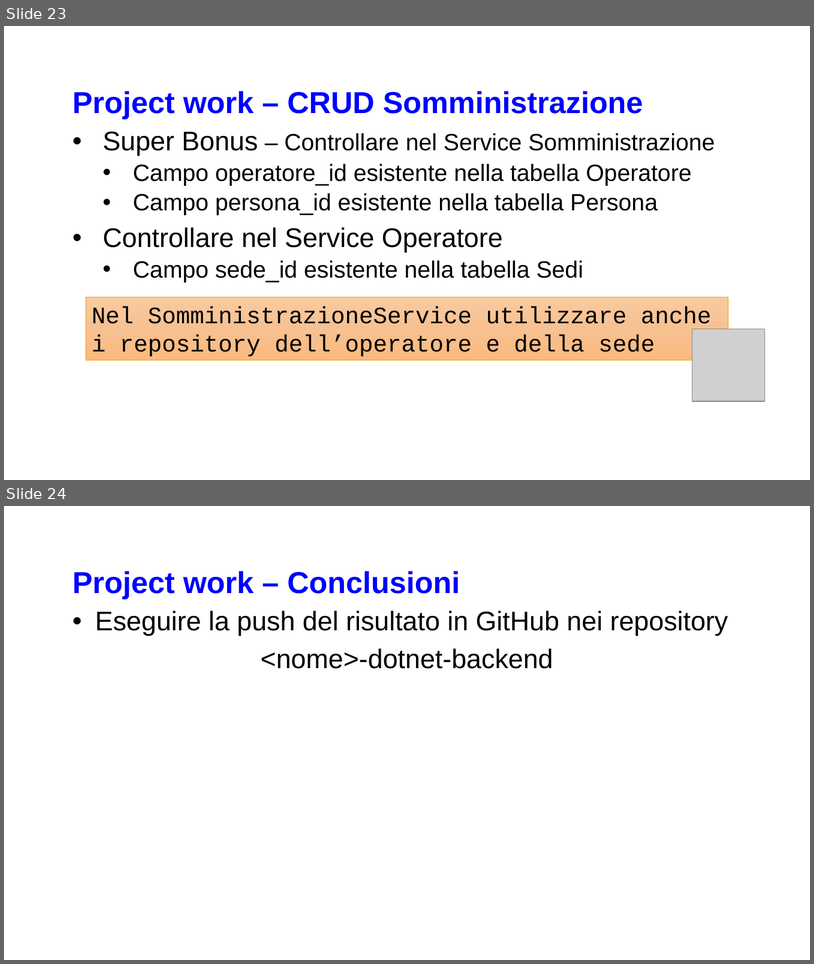
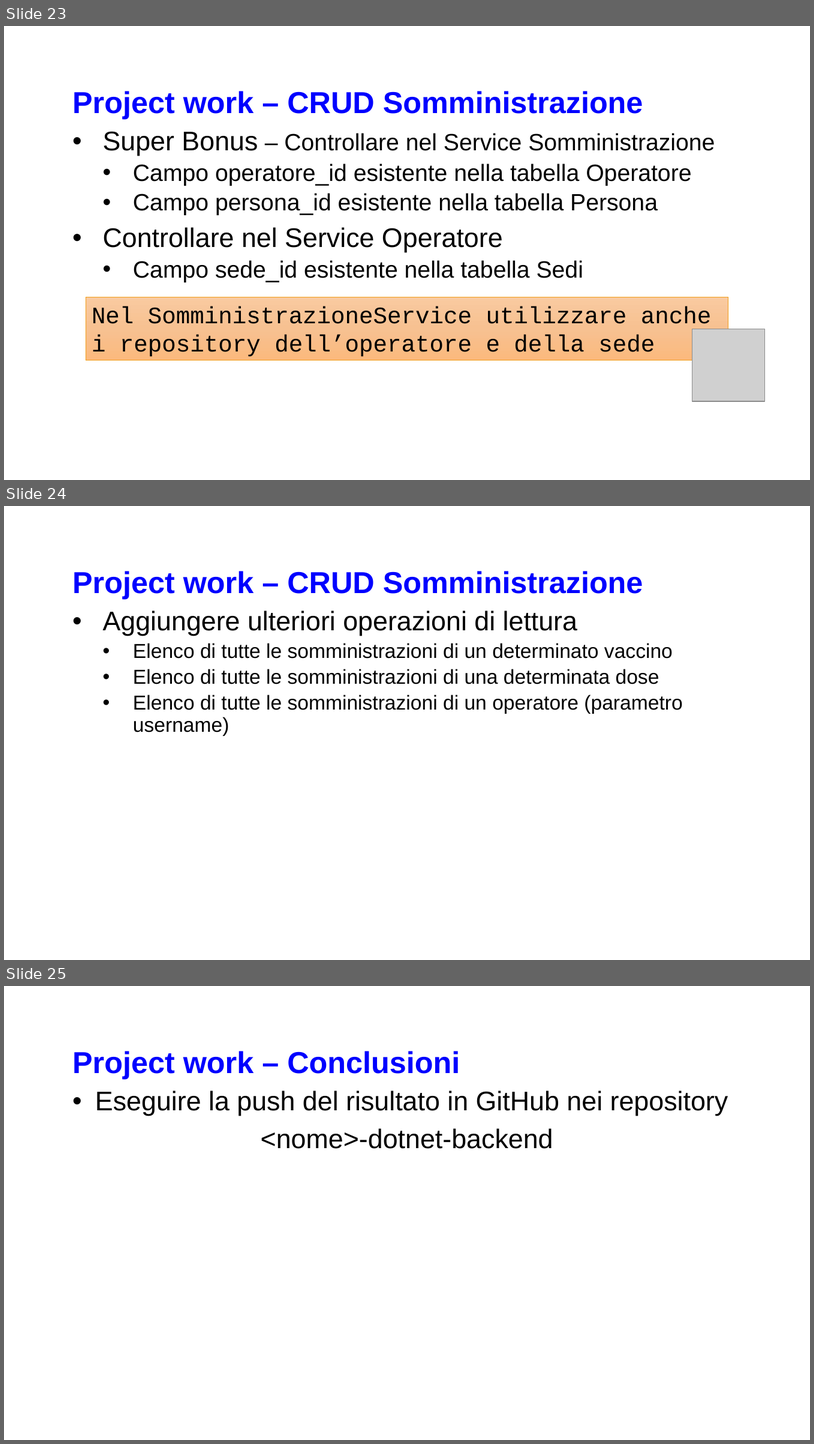
Before and after one commit to c-lillini/dotnet-backend, a slide deck: Backend Dot Net.pptx. Shown one above the other, each under a label of ours: slides 23 and 24 before the commit, slides 23, 24 and 25 after it. The pictures are 814x964 and 814x1444 pixels, drawn with LibreOffice and Linux fonts; fonts in the diff are those of the drawing; grey boxes stand for pictures; background and template pictures are left out. Boxes give left, top, right and bottom in pixels: in the first picture for what was removed or moved away, otherwise in the second. Text is boxed around its words. In the diff, an @@ line names an element or a change of style, - is before the commit and + after.

Commit message:
Updated pptx.

```diff
--- a/Backend Dot Net.pptx
+++ b/Backend Dot Net.pptx
@@ slide 24 added at [4, 506, 810, 960], background picture (left out) @@
@@ title added at [72, 571, 644, 599], 36 pt, text #0000FF, bold @@
+Project work – CRUD Somministrazione
@@ text added at [103, 610, 683, 736], 24 pt, text #000000 @@
+• Aggiungere ulteriori operazioni di lettura
+  • Elenco di tutte le somministrazioni di un determinato vaccino
+  • Elenco di tutte le somministrazioni di una determinata dose
+  • Elenco di tutte le somministrazioni di un operatore (parametro username)
@@ what was slide 24 is now slide 25 @@
```
